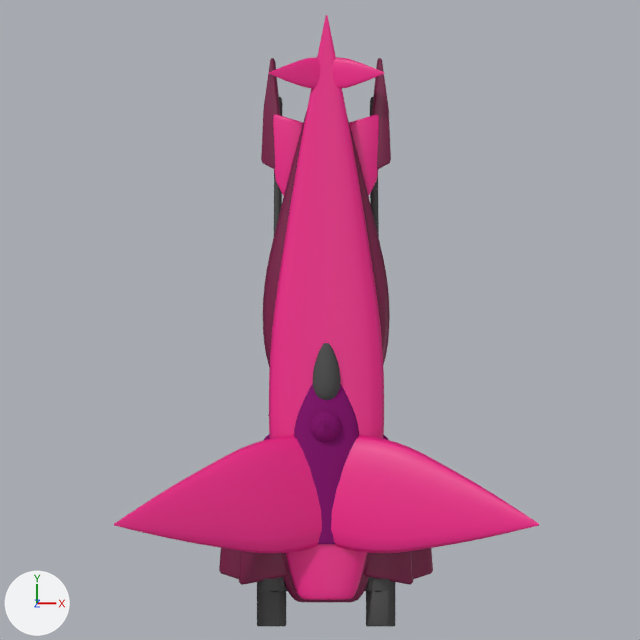
An edit to the Blender file blends/11.blend, drawn before and after from the same camera.
One viewpoint serves both versions: the file's camera 'Camera'. Every picture has the same lights, and +X, +Y and +Z are marked at lower left. The picture after the commit comes second.

Before the edit, the objects in view are built like this:
```python
ob_cube_001 = bpy.data.objects.new('Cube.001', me_cube_028)
ob_cube_001.location = (0.27, -6.92, 0.99)
ob_cube_001.rotation_euler = (0.416, 0.0, -8.029)  # degrees (24, 0, 260)
ob_cube_001.scale = (0.594, 0.775, 0.501)
ob_cube_002 = bpy.data.objects.new('Cube.002', me_cube_029)
ob_cube_002.location = (0.27, -6.92, 0.99)
ob_cube_002.rotation_euler = (0.416, 0.0, -4.538)  # degrees (24, 0, -260)
ob_cube_002.scale = (0.594, 0.775, 0.501)
ob_cube_003 = bpy.data.objects.new('Cube.003', me_cube_030)
ob_cube_003.location = (0.27, 10.23, 0.99)
ob_cube_003.rotation_euler = (0.416, 0.0, -4.712)  # degrees (24, 0, -270)
ob_cube_003.scale = (0.161, 0.21, 0.136)
ob_cube_004 = bpy.data.objects.new('Cube.004', me_cube_031)
ob_cube_004.location = (0.27, 10.23, 0.99)
ob_cube_004.rotation_euler = (0.416, 0.0, -7.854)  # degrees (24, 0, 270)
ob_cube_004.scale = (0.161, 0.21, 0.136)
ob_cube_025 = bpy.data.objects.new('Cube.025', me_cube_024)
ob_cube_025.location = (0.27, -7.13, 1.37)
ob_cube_025.rotation_euler = (0.00997, 0.0, -6.283)  # degrees (0.6, 0, -360)
ob_cube_025.scale = (0.655, 0.718, 0.355)
# also in view: 'Cylinder.005' at (0.3, -11.9, 0.1); 'Cube.021' at (0.3, 8.5, 0.3); 'Cube.026' at (0.3, 0.5, 1.0); 'Cube.006' at (0.3, -8.5, -0.1); 'Cube.022' at (0.3, 6.5, 0.4)
```
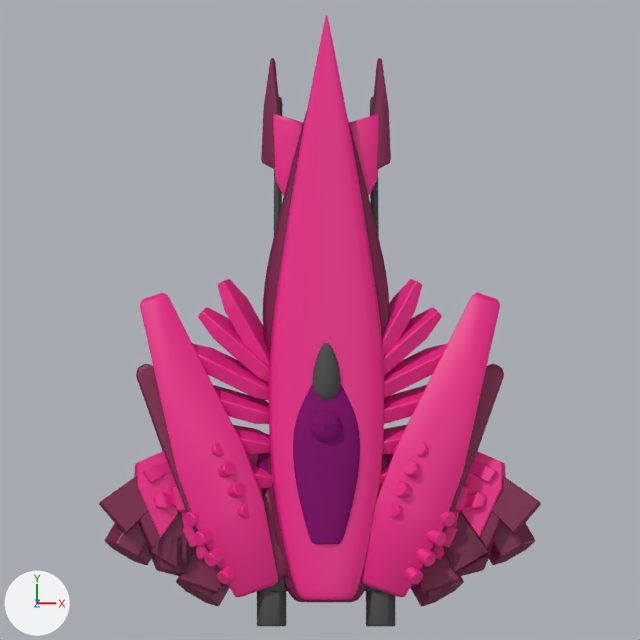
Scene script edits in JSON lines:
```json
{"op": "add", "block": "mat_material_016", "code": ["mat_material_016 = principled_material('Material.016')", "mat_material_016.base_color = (0.184, 0.00419, 0.0571)  # dark red #770d44"]}
{"op": "add", "block": "mat_material_001", "code": ["mat_material_001 = principled_material('Material.001')", "mat_material_001.base_color = (0.8, 0.0104, 0.229)  # pink #e71a84"]}
{"op": "add", "block": "me_cylinder_008", "code": ["me_cylinder_008 = bpy.data.meshes.new('Cylinder.008')", "me_cylinder_008.from_pydata(...)  # 436 vertices, 350 faces; spans x -7.56..6.11, y -9.8..1.42, z -1.74..1.33", "# faces by material slot: [274, 76]", "me_cylinder_008.materials.append(mat_material_001)  # pink #e71a84", "me_cylinder_008.materials.append(mat_material_016)  # dark red #770d44"]}
{"op": "remove", "block": "ob_cube_001", "code": ["ob_cube_001 = bpy.data.objects.new('Cube.001', me_cube_028)", "ob_cube_001.location = (0.27, -6.92, 0.99)", "ob_cube_001.rotation_euler = (0.416, 0.0, -8.029)  # degrees (24, 0, 260)", "ob_cube_001.scale = (0.594, 0.775, 0.501)", "_m = ob_cube_001.modifiers.new('Subsurf', 'SUBSURF')", "_m.levels = 2"]}
{"op": "remove", "block": "ob_cube_002", "code": ["ob_cube_002 = bpy.data.objects.new('Cube.002', me_cube_029)", "ob_cube_002.location = (0.27, -6.92, 0.99)", "ob_cube_002.rotation_euler = (0.416, 0.0, -4.538)  # degrees (24, 0, -260)", "ob_cube_002.scale = (0.594, 0.775, 0.501)", "_m = ob_cube_002.modifiers.new('Subsurf', 'SUBSURF')", "_m.levels = 2"]}
{"op": "remove", "block": "ob_cube_003", "code": ["ob_cube_003 = bpy.data.objects.new('Cube.003', me_cube_030)", "ob_cube_003.location = (0.27, 10.23, 0.99)", "ob_cube_003.rotation_euler = (0.416, 0.0, -4.712)  # degrees (24, 0, -270)", "ob_cube_003.scale = (0.161, 0.21, 0.136)", "_m = ob_cube_003.modifiers.new('Subsurf', 'SUBSURF')", "_m.levels = 2"]}
{"op": "remove", "block": "ob_cube_004", "code": ["ob_cube_004 = bpy.data.objects.new('Cube.004', me_cube_031)", "ob_cube_004.location = (0.27, 10.23, 0.99)", "ob_cube_004.rotation_euler = (0.416, 0.0, -7.854)  # degrees (24, 0, 270)", "ob_cube_004.scale = (0.161, 0.21, 0.136)", "_m = ob_cube_004.modifiers.new('Subsurf', 'SUBSURF')", "_m.levels = 2"]}
{"op": "add", "block": "ob_cylinder_000", "code": ["ob_cylinder_000 = bpy.data.objects.new('Cylinder.000', me_cylinder_008)", "ob_cylinder_000.location = (0.0, 0.0, 0.0)", "ob_cylinder_000.scale = (1.21, 1.21, 1.21)", "_m = ob_cylinder_000.modifiers.new('Mirror', 'MIRROR')", "_m = ob_cylinder_000.modifiers.new('Bevel', 'BEVEL')", "_m.limit_method = 'NONE'", "_m.spread = 0.0"]}
```

Pixel boxes [x1, y1, x2, y2] of what changed, in the pictures (640 x 640 px):
```json
{"object": "Cylinder.000", "change": "added", "after": [99, 279, 541, 606], "faces in mat_material_001 (pink #e71a84)": [134, 279, 506, 597], "faces in mat_material_016 (dark red #770d44)": [99, 364, 541, 606]}
{"object": "Cube.001", "change": "deleted", "before": [331, 435, 539, 553], "on screen": "pink"}
{"object": "Cube.002", "change": "deleted", "before": [114, 435, 322, 553], "on screen": "pink"}
{"object": "Cube.004", "change": "deleted", "before": [333, 57, 384, 89], "on screen": "pink"}
{"object": "Cube.003", "change": "deleted", "before": [269, 57, 320, 89], "on screen": "pink"}
{"object": "Cube.005", "change": "unchanged, covered by the edit", "before": [239, 551, 413, 585], "after": [262, 491, 288, 578]}
```
